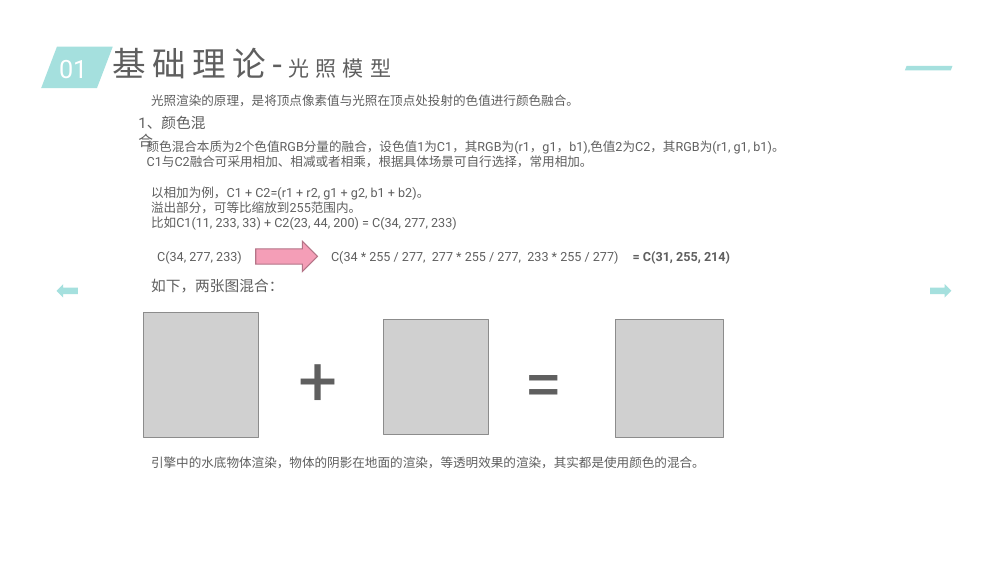
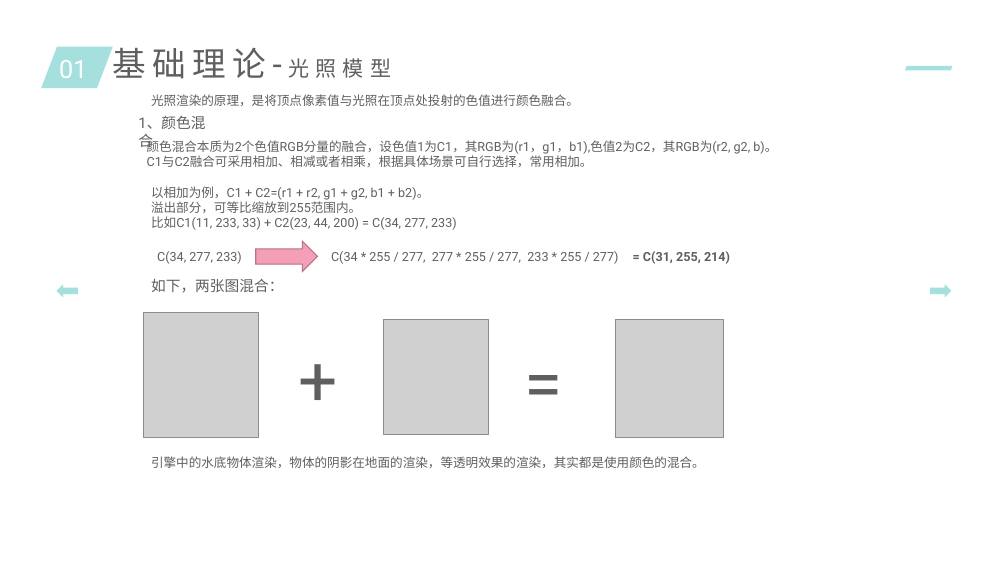
Before and after one commit to lijun4727/3d-study, a slide deck: slide 23 of 3d游戏引擎.pptx. Drawn at 1008x567 pixels with LibreOffice and Linux fonts; fonts in the diff are those of the drawing; grey boxes stand for pictures. Boxes give left, top, right and bottom in pixels: in the first picture for what was removed or moved away, otherwise in the second. Text is boxed around its words. In the diff, an @@ line names an element or a change of style, - is before the commit and + after.

```diff
--- a/3d游戏引擎.pptx
+++ b/3d游戏引擎.pptx
@@ text at (147, 138, 777, 154): text changed @@
-颜色混合本质为2个色值RGB分量的融合，设色值1为C1，其RGB为(r1，g1，b1),色值2为C2，其RGB为(r1, g1, b1)。
+颜色混合本质为2个色值RGB分量的融合，设色值1为C1，其RGB为(r1，g1，b1),色值2为C2，其RGB为(r2, g2, b)。
```
Also in this commit, not shown: 5 other slides changed.
